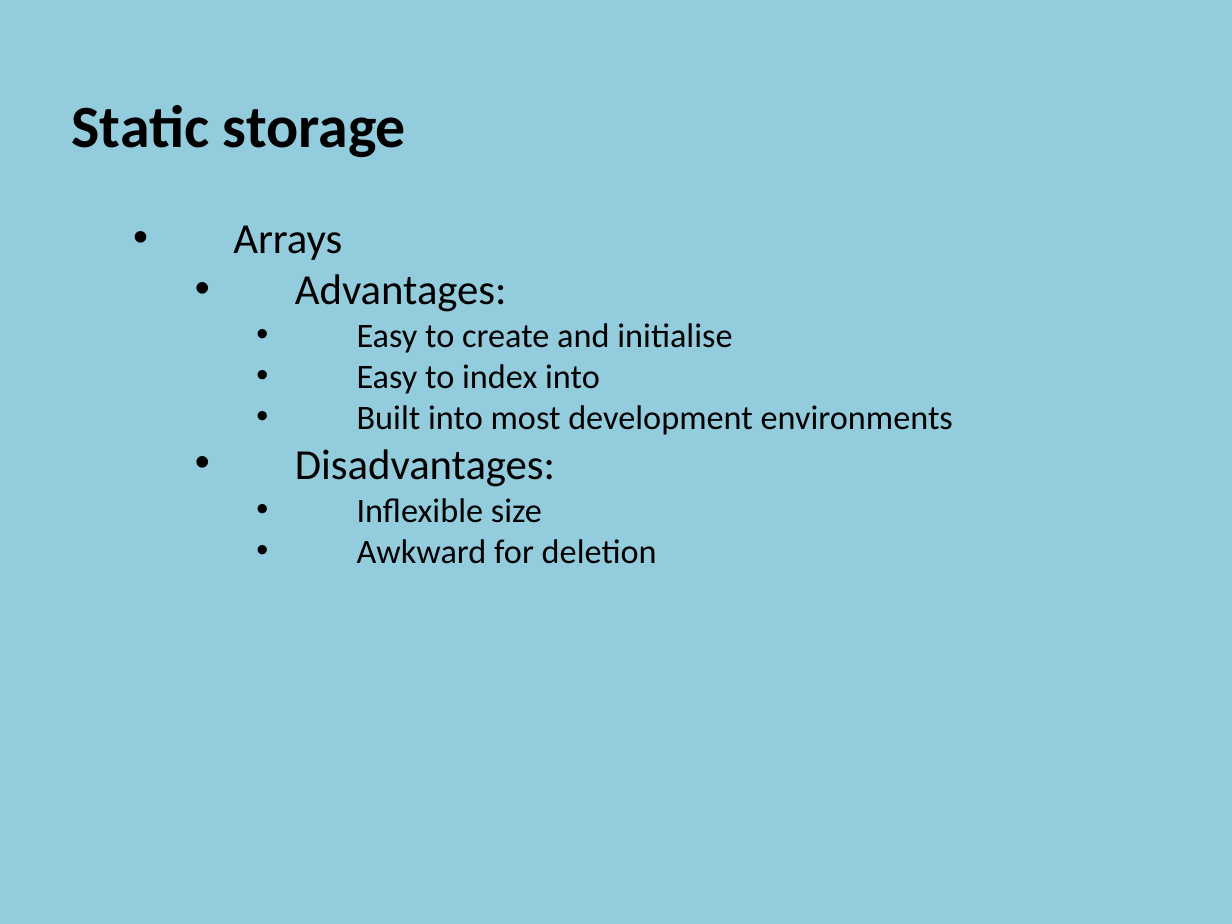
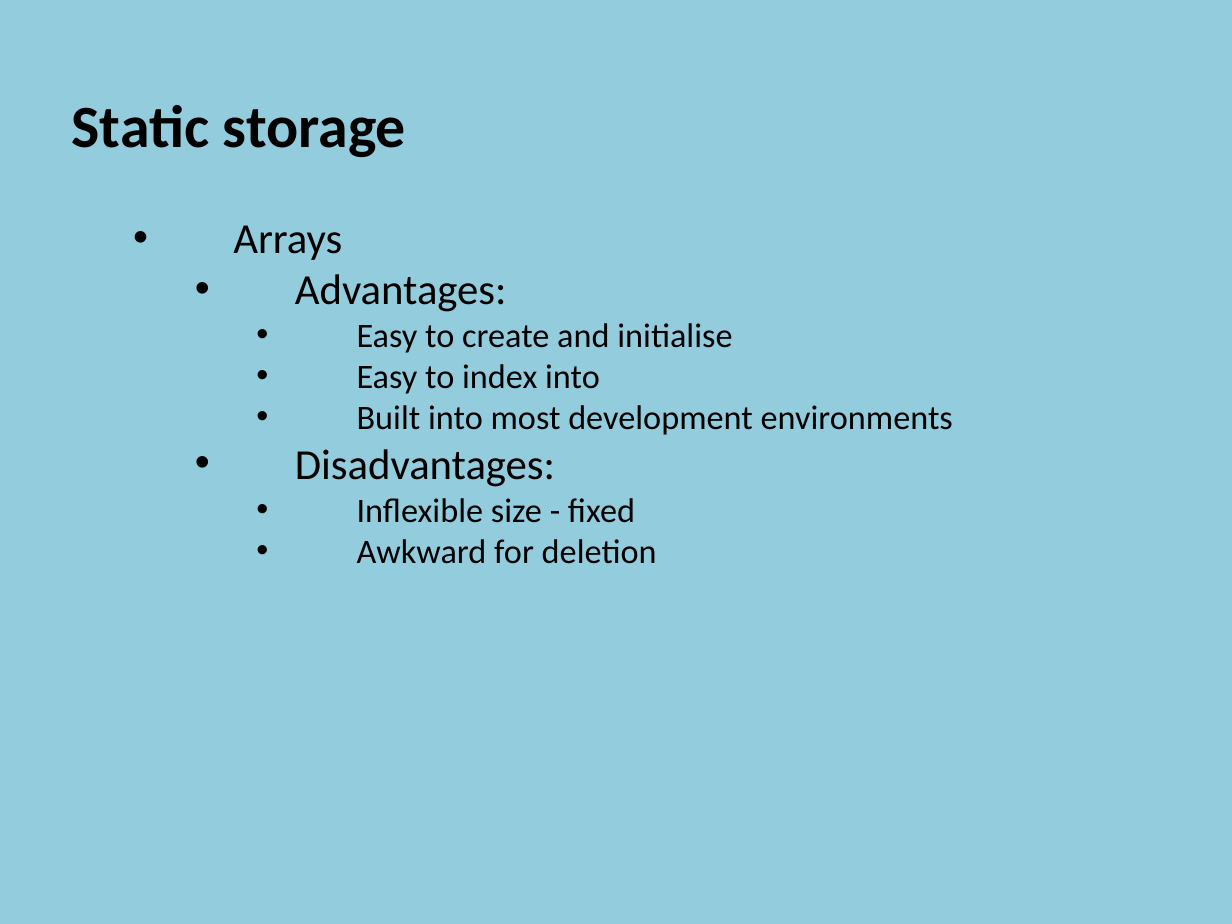
Before and after one commit to szetko/course-materials, a slide deck: slide 3 of Programming 4/03.1 Linked Lists/03.1 Linked Lists.pptx. Drawn at 1232x924 pixels with LibreOffice and Linux fonts; fonts in the diff are those of the drawing. Boxes give left, top, right and bottom in pixels: in the first picture for what was removed or moved away, otherwise in the second. Text is boxed around its words. In the diff, an @@ line names an element or a change of style, - is before the commit and + after.

```diff
--- a/Programming 4/03.1 Linked Lists/03.1 Linked Lists.pptx
+++ b/Programming 4/03.1 Linked Lists/03.1 Linked Lists.pptx
@@ text at (357,498,635,523): text changed @@
-        • Inflexible size
+        • Inflexible size - fixed
```
Also in this commit, not shown: 5 other slides changed.
